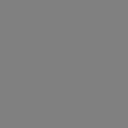
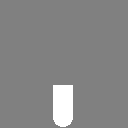
Layered file, before and after one edit (128x128). Changes by layer:
painted on "Layer 1" over [53, 85, 73, 127]
